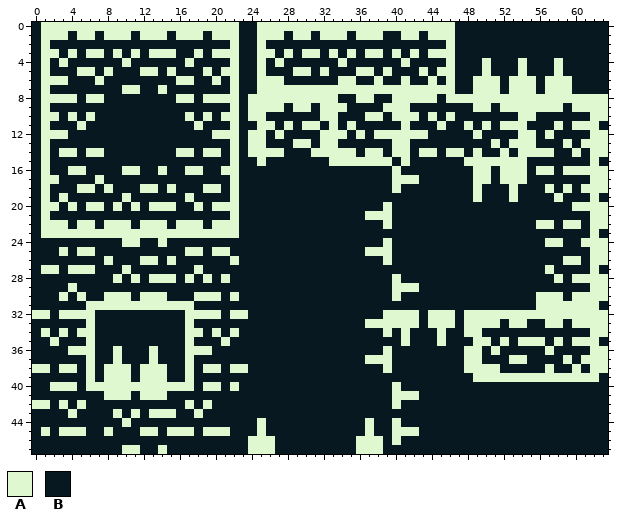
A pixel-art sprite gets an edit: assets/bgTiles.png. Above is the file before it was changed.
The file is 64x48 pixels.
Palette (. is transparent): A #e0f8cf  B #071821
Pixels before (only the part around the change), first column x 41:
39 BBBBBBBBAAAAAAAAAAAAAA
40 BBBBBBBBBBBBBBBBBBBBBB
41 AABBBBBBBBBBBBBBBBBBBB
42 BBBBBBBBBBBBBBBBBBBBBB
43 BBBBBBBBBBBBBBBBBBBBBB
44 BBBBBBBBBBBBBBBBBBBBBB
45 AABBBBBBBBBBBBBBBBBBBB
46 BBBBBBBBBBBBBBBBBBBBBB
47 BBBBBBBBBBBBBBBBBBBBBB
The result:
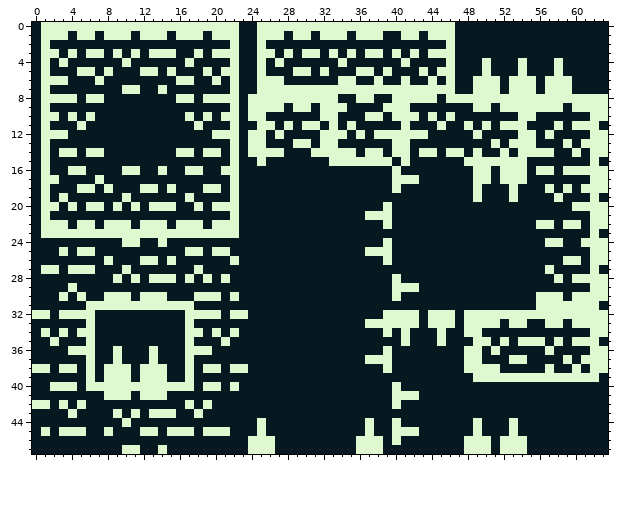
Diff:
y 44..45: x 49 B -> A; x 53 B -> A
y 46..47: x 48..50 BBB -> AAA; x 52..54 BBB -> AAA
Pixel boxes of the changes (left, top, right, bottom) in both pictures:
changed: (464, 418, 527, 454)
